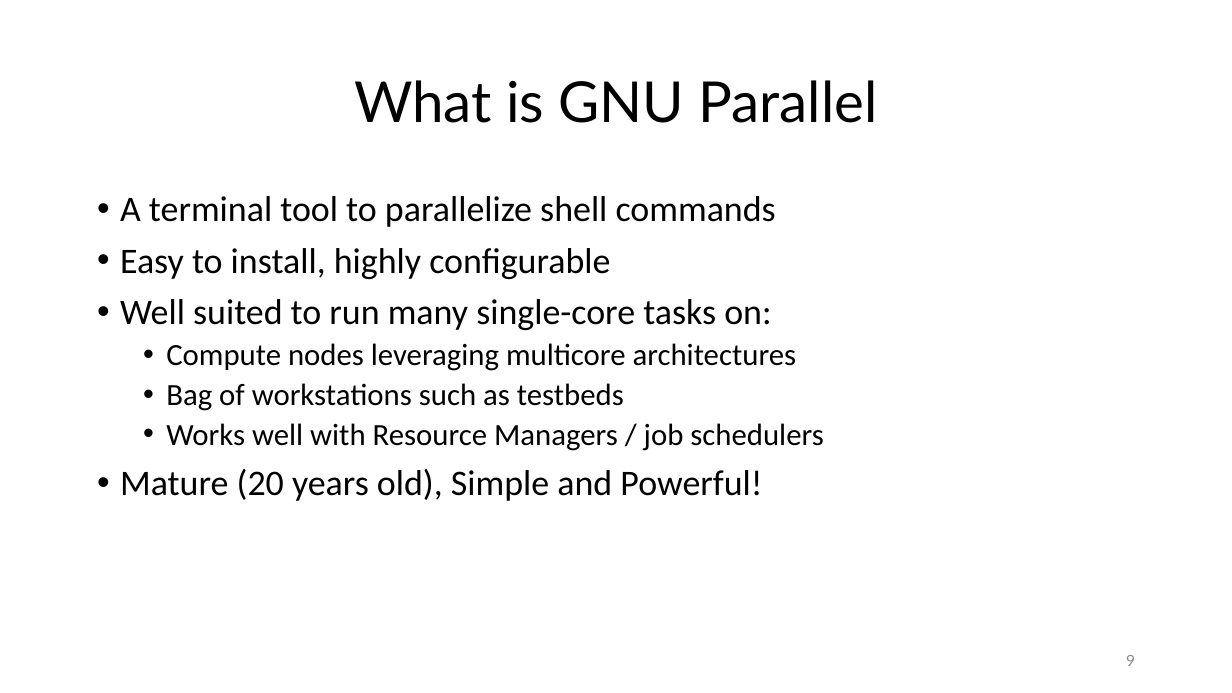
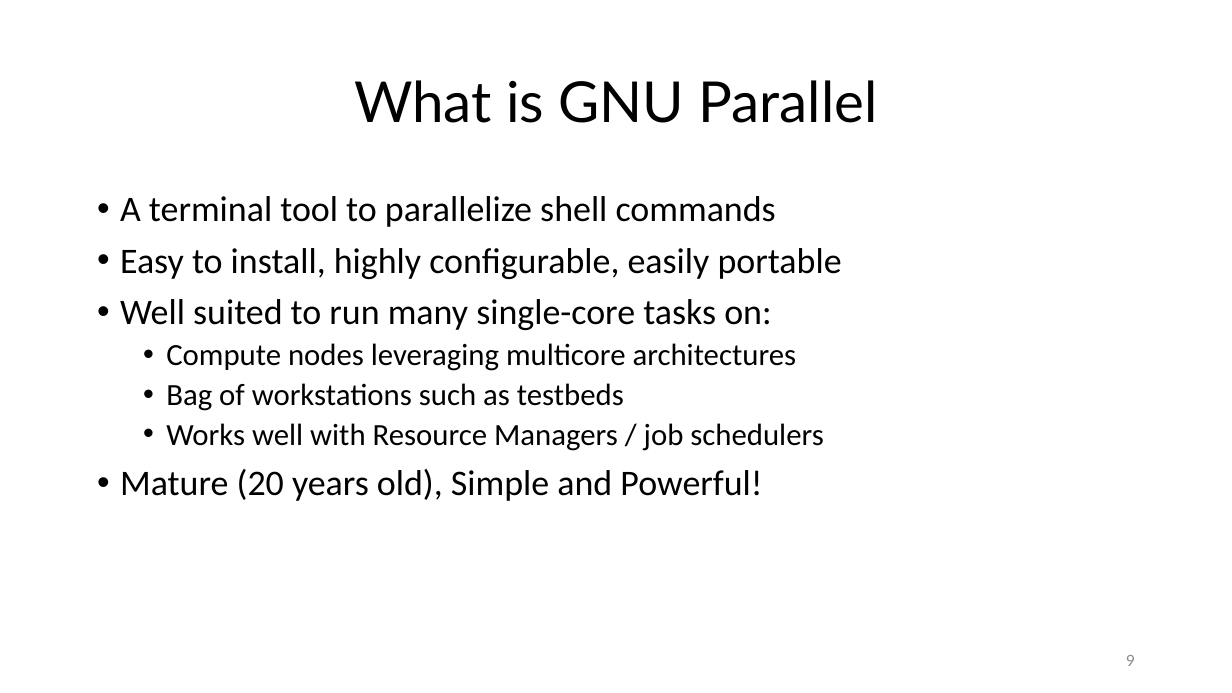
Before and after one commit to ketancmaheshwari/pearc24tut, a slide deck: slide 9 of gnu-parallel-tutorial.pptx. Drawn at 1232x693 pixels with LibreOffice and Linux fonts; fonts in the diff are those of the drawing. Boxes give left, top, right and bottom in pixels: in the first picture for what was removed or moved away, otherwise in the second. Text is boxed around its words. In the diff, an @@ line names an element or a change of style, - is before the commit and + after.

```diff
--- a/gnu-parallel-tutorial.pptx
+++ b/gnu-parallel-tutorial.pptx
@@ text at <box>120,248,842,279</box>: text changed @@
-• Easy to install, highly configurable
+• Easy to install, highly configurable, easily portable
```
Also in this commit, not shown: 16 other slides changed, 2 slides added, 1 slide removed.
